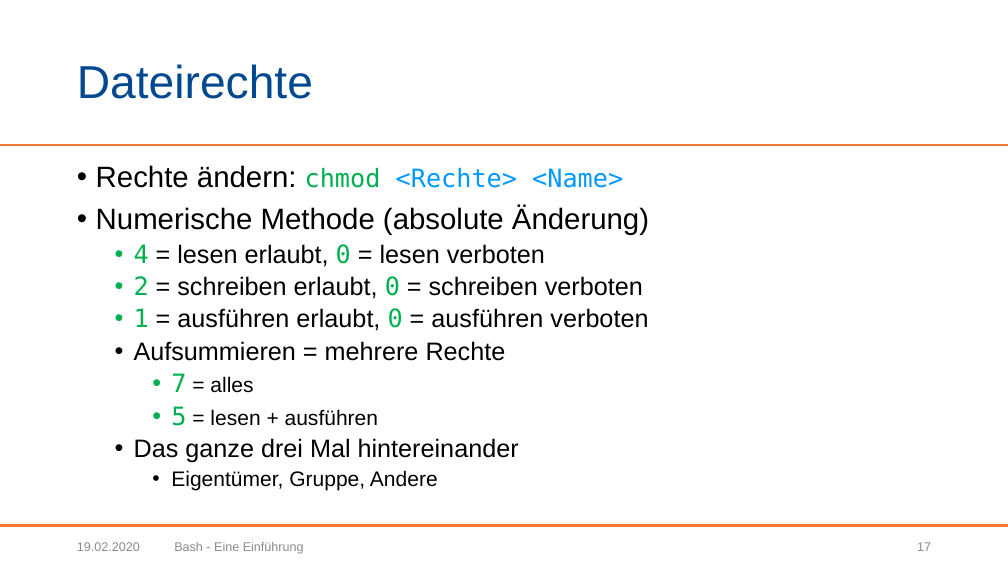
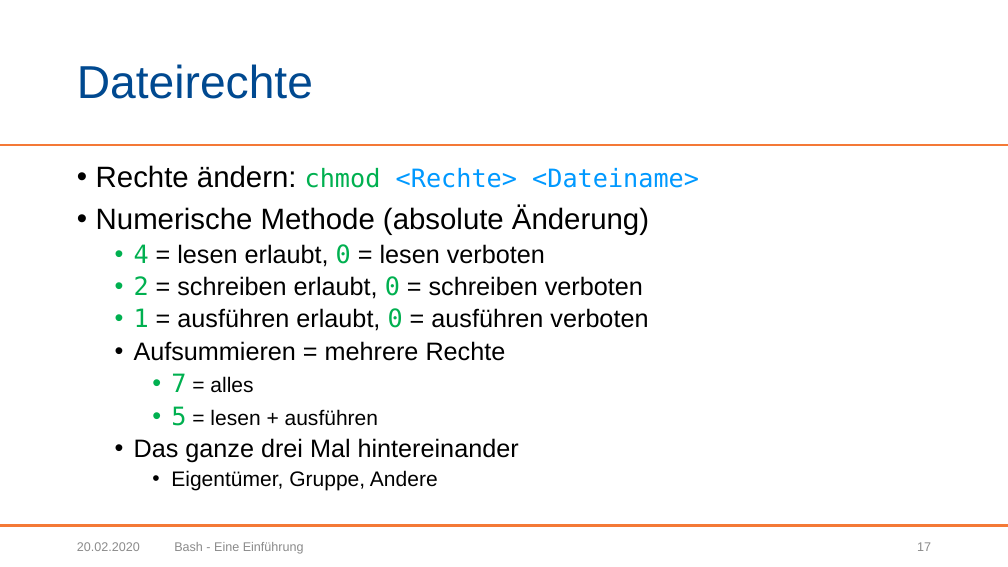
Before and after one commit to BogyMitutoyoCTL/AI-Preparation, a slide deck: slide 17 of presentation/Bash.pptx. Drawn at 1008x567 pixels with LibreOffice and Linux fonts; fonts in the diff are those of the drawing; background and template pictures are left out. Boxes give left, top, right and bottom in pixels: in the first picture for what was removed or moved away, otherwise in the second. Text is boxed around its words. In the diff, an @@ line names an element or a change of style, - is before the commit and + after.

```diff
--- a/presentation/Bash.pptx
+++ b/presentation/Bash.pptx
@@ text at bbox=[96, 165, 699, 188]: text changed @@
-• Rechte ändern: chmod <Rechte> <Name>
+• Rechte ändern: chmod <Rechte> <Dateiname>
@@ text at bbox=[77, 542, 140, 551]: text changed @@
-19.02.2020
+20.02.2020
```
Also in this commit, not shown: 34 other slides changed, 1 slide added, 1 slide removed.
